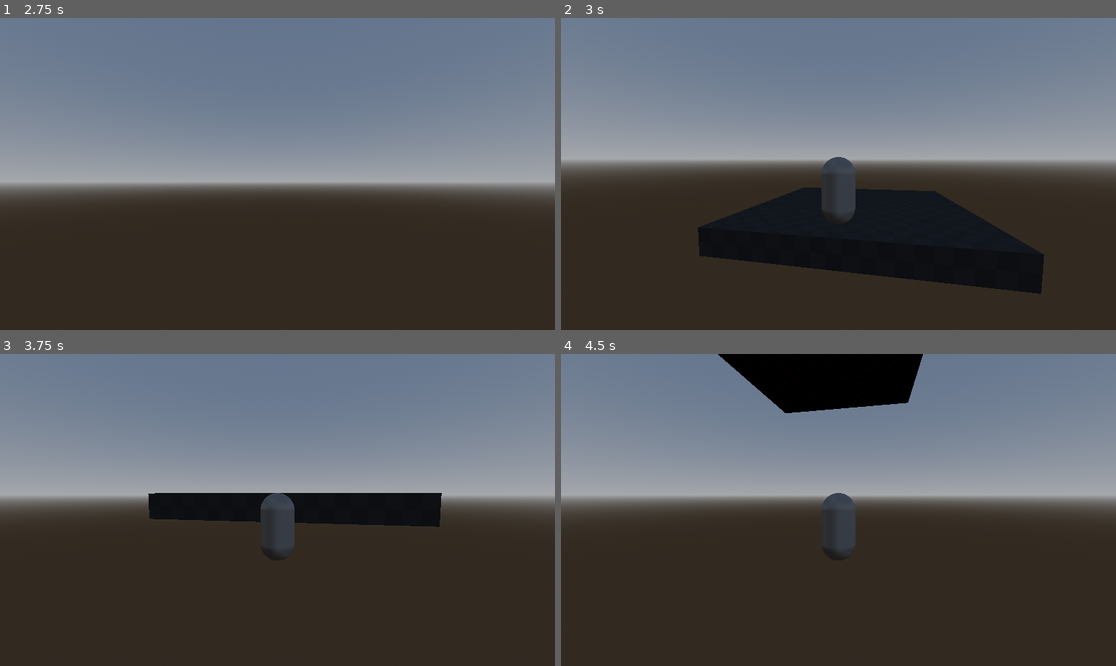
Above: before the commit, frames 1-4 (two rows, left to right).
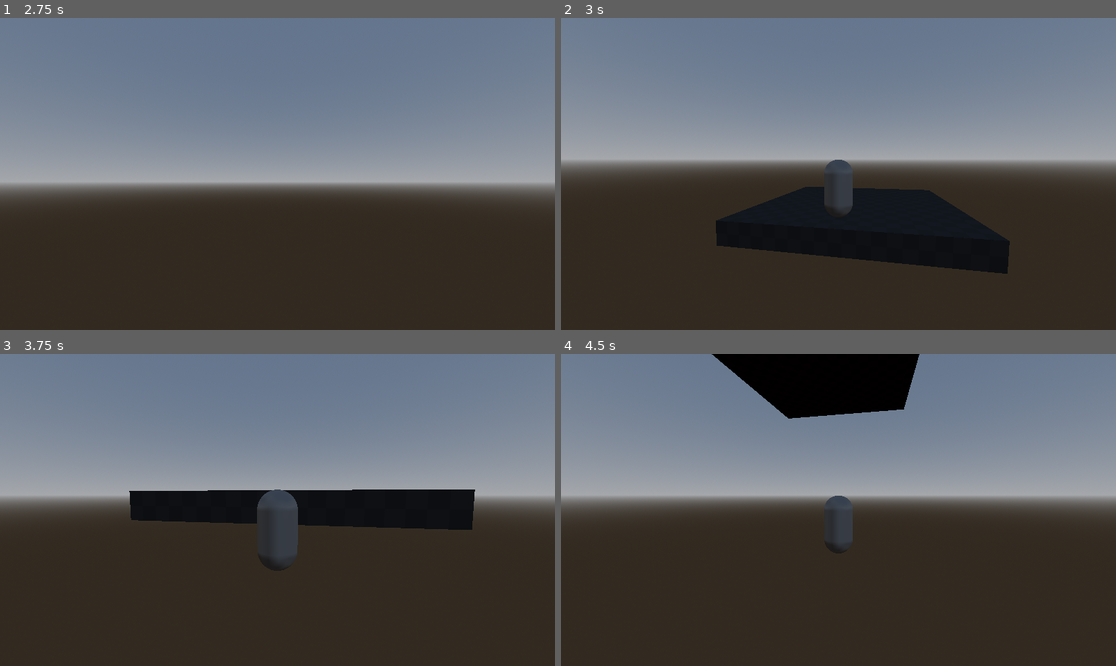
Above: after the commit, the same moments.

Repository: FroggLeo/driving-game
Game: Godot game, scene res://world.tscn
Same seed, same stepped clock (60 frames per second), same inputs: the game is played once before the commit and once after it.
Inputs (mouse positions are in pixels of both pictures, inside the frame that each line leads up to):
- Up to frame 1 (2.75 s): tap Enter at 0.5 s; move the mouse to (305, 174) at 0.52 s; hold Mouse wheel up (zoom_in, bound only after the commit) 0.53-1.28 s; hold W (move_forward) from 0.53 s (still down); tap Space (jump) at 0.77, 1.52 s; tap Mouse wheel down (zoom_out, bound only after the commit) at 0.8, 1.35, 2.3 s; move the mouse to (249, 174) at 1.27 s; tap Mouse wheel up (zoom_in, bound only after the commit) at 1.55 s; move the mouse to (288, 167) at 2.02 s; hold Right mouse button (move_camera) from 2.03 s (still down)
- Up to frame 2 (3 s): keep holding W (move_forward); tap Space (jump) at 2.75 s; move the mouse to (832, 180) at 2.77 s; release Right mouse button (move_camera) at 2.78 s; tap V (switch_camera) at 2.85 s
- Up to frame 3 (3.75 s): tap Space (jump) at 3.02 s; tap Mouse wheel up (zoom_in, bound only after the commit) at 3.05 s; move the mouse to (444, 556) at 3.52 s; release W (move_forward) at 3.53 s; hold A (move_left) from 3.53 s (still down); hold Mouse wheel up (zoom_in, bound only after the commit) from 3.53 s (still down)
- Up to frame 4 (4.5 s): keep holding A (move_left); tap Space (jump) at 3.77 s; tap Mouse wheel down (zoom_out, bound only after the commit) at 3.8, 4.35 s; move the mouse to (672, 463) at 4.27 s; release Mouse wheel up (zoom_in, bound only after the commit) at 4.28 s

Frame 1 is identical in both runs. In frame 2, 4.1% of the frame differs, in the area x 24-88%, y 44-89%; in frame 3, 2.1%; in frame 4, 0.8%.

Commit message:
add camera zoom in and out, change spring length

Diff:
--- a/godot_project/player/player.tscn
+++ b/godot_project/player/player.tscn
@@ -25,6 +25,7 @@
 mesh = SubResource("CapsuleMesh_sh265")
 
 [node name="third_person_spring" type="SpringArm3D" parent="."]
+unique_name_in_owner = true
 transform = Transform3D(-1, 0, -8.742278e-08, 0, 1, 0, 8.742278e-08, 0, -1, 0, 1.5, 0)
 shape = SubResource("SphereShape3D_oul6g")
 spring_length = 6.0
--- a/godot_project/player/third_person_spring.gd
+++ b/godot_project/player/third_person_spring.gd
@@ -26,3 +26,10 @@
 		rotation_degrees.x -= event.relative.y * Global.sensitivity
 		# limits for vertical rotation
 		rotation_degrees.x = clamp(rotation_degrees.x, -80, 40)
+
+	if event.is_action_pressed("zoom_in"):
+		%third_person_spring.spring_length -= 1
+		clamp(%third_person_spring.spring_length, 0, 8)
+	elif event.is_action_pressed("zoom_out"):
+		%third_person_spring.spring_length += 1
+		clamp(%third_person_spring.spring_length, 0, 8)
--- a/godot_project/project.godot
+++ b/godot_project/project.godot
@@ -64,3 +64,13 @@
 "events": [Object(InputEventMouseButton,"resource_local_to_scene":false,"resource_name":"","device":-1,"window_id":0,"a …(255 unchanged characters)…
 ]
 }
+zoom_in={
+"deadzone": 0.2,
+"events": [Object(InputEventMouseButton,"resource_local_to_scene":false,"resource_name":"","device":-1,"window_id":0,"alt_pressed":false,"shift_pressed":false,"ctrl_pressed":false,"meta_pressed":false,"button_mask":8,"position":Vector2(51, 20),"global_position":Vector2(60, 68),"factor":1.0,"button_index":4,"canceled":false,"pressed":true,"double_click":false,"script":null)
+]
+}
+zoom_out={
+"deadzone": 0.2,
+"events": [Object(InputEventMouseButton,"resource_local_to_scene":false,"resource_name":"","device":-1,"window_id":0,"alt_pressed":false,"shift_pressed":false,"ctrl_pressed":false,"meta_pressed":false,"button_mask":16,"position":Vector2(181, 18),"global_position":Vector2(190, 66),"factor":1.0,"button_index":5,"canceled":false,"pressed":true,"double_click":false,"script":null)
+]
+}
